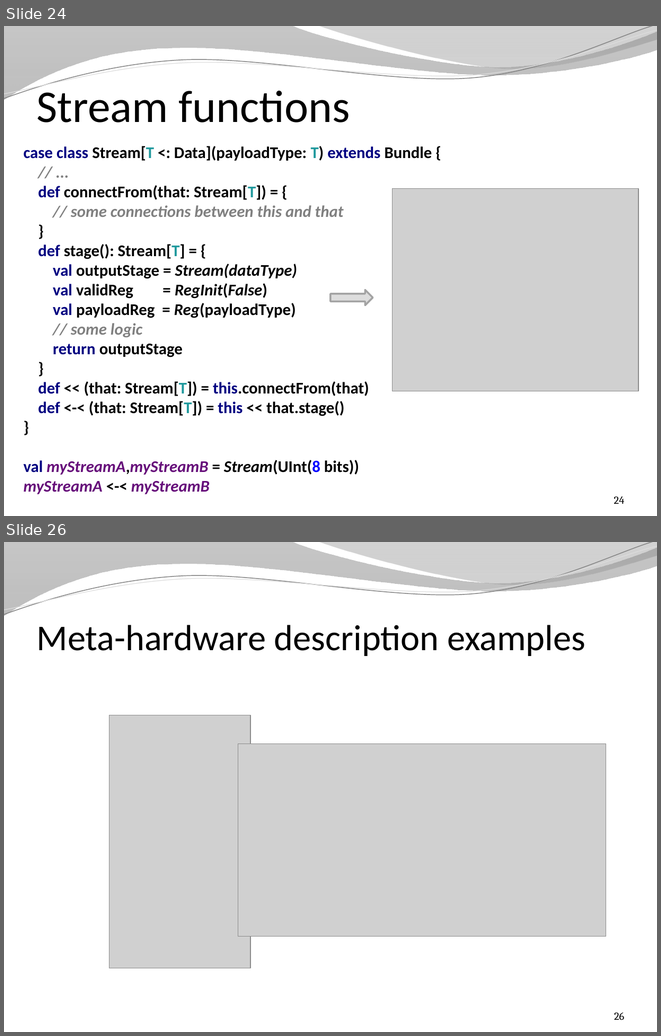
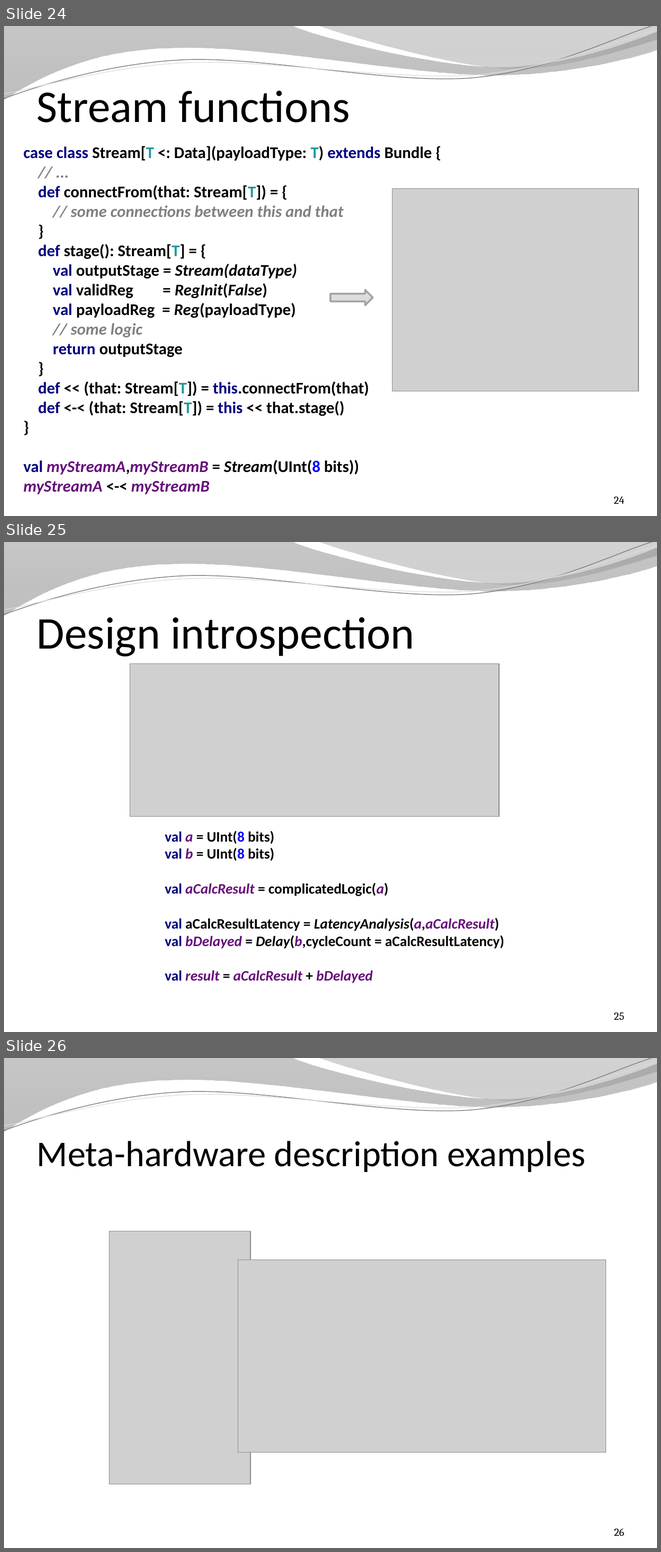
Before and after one commit to SpinalHDL/SpinalDoc, a slide deck: presentation/en/presentation_fast.pptx. Shown one above the other, each under a label of ours: slides 24 and 26 before the commit, slides 24, 25 and 26 after it; the slides between them are not shown. The pictures are 661x1036 and 661x1552 pixels, drawn with LibreOffice and Linux fonts; fonts in the diff are those of the drawing; grey boxes stand for pictures; background and template pictures are left out. Boxes give left, top, right and bottom in pixels: in the first picture for what was removed or moved away, otherwise in the second. Text is boxed around its words. In the diff, an @@ line names an element or a change of style, - is before the commit and + after.

Commit message:
Add design introspection

```diff
--- a/presentation/en/presentation_fast.pptx
+++ b/presentation/en/presentation_fast.pptx
@@ slide 25 added at (4, 542, 657, 1032), background picture (left out); not listed: 4 template elements that a slide beside it also shows @@
@@ title added at (37, 617, 415, 656), 50 pt, text #000000 @@
+Design introspection
@@ picture added at (130, 663, 499, 816) @@
@@ text added at (165, 831, 504, 983), 16 pt, text #000000, bold @@
+val a = UInt(8 bits)
+val b = UInt(8 bits)
+val aCalcResult = complicatedLogic(a)
+val aCalcResultLatency = LatencyAnalysis(a,aCalcResult)
+val bDelayed = Delay(b,cycleCount = aCalcResultLatency)
+val result = aCalcResult + bDelayed
@@ page number added at (614, 1012, 624, 1020), 12 pt, text #000000 @@
+25
```
Also in this commit, not shown: 1 slide removed, 4 other files.
